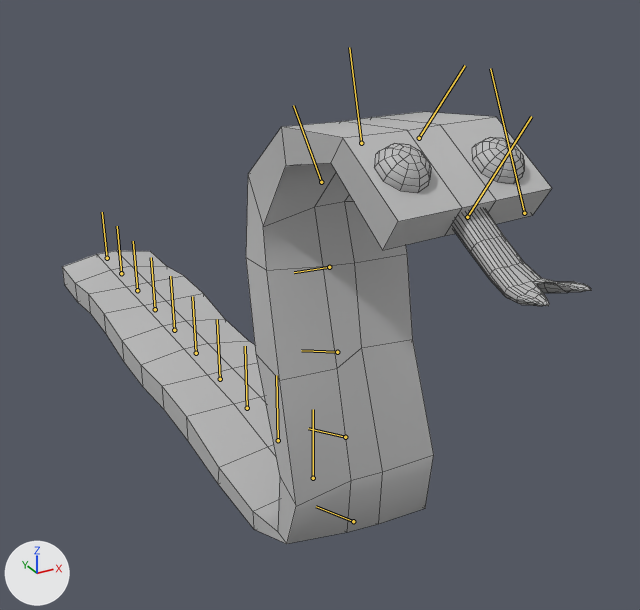
The FBX model IronChefUnity/Iron Chef/Assets/Animations/Enemies/Snakon/SnakonAttack.fbx: old version first, new version second.
Both versions are drawn from a camera (50 mm lens) standing at (-2.39, -4.71, 3.59) and looking at (0.62, 0.76, 0.86). Arrows for +X, +Y and +Z are at lower left; the lights stay in place. Both versions are drawn at frame 57 of the action 'Take 001'; the numbers are the values there. The bones that bend it are drawn over the model as lines. Mesh edges are drawn as thin lines.

Objects in the first picture: 'snakonStripUV'.
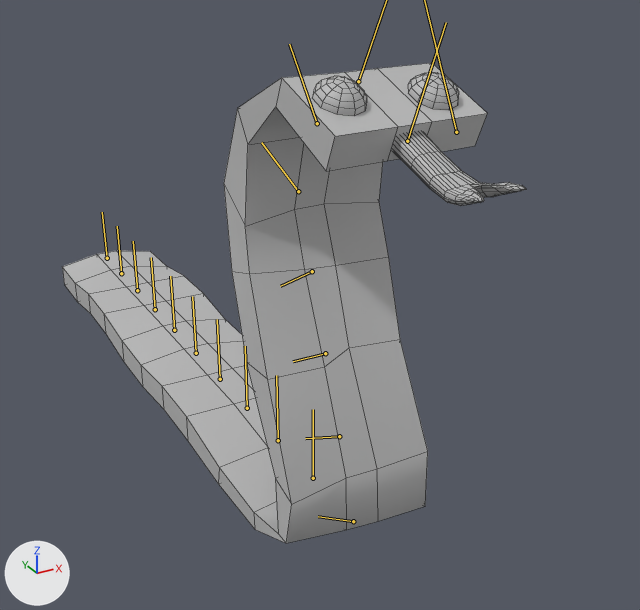
Where the change shows, as pixel boxes [x1, y1, x2, y2] in the pictures (640 x 610 px):
```json
{"object": "snakonStripUV", "change": "posed", "before": [62, 112, 592, 544], "after": [62, 63, 527, 543], "on screen": "12% narrower, 11% taller"}
{"bone": "J_Front_1", "before": "(353, 521) to (316, 506)", "after": "(353, 521) to (318, 516)"}
{"bone": "J_Front_5", "before": "(321, 182) to (293, 105)", "after": "(298, 191) to (261, 142)"}
{"bone": "J_Front_6", "before": "(361, 143) to (349, 47)", "after": "(317, 123) to (289, 44)"}
```

Scene script edits in JSON lines:
```json
{"block": "bone_j_front_1", "where": "bone_j_front_1 = bpy.data.objects['Armature'].pose.bones['J_Front_1']  # child of 'J_Main'"}
{"op": "set", "path": "bone_j_front_1.rotation_quaternion", "old": "(0.553, -0.043, 0.029, 0.831)", "new": "(0.498, -0.038, 0.022, 0.866)", "note": "degrees (0, 6, 113) -> degrees (0, 5, 120)"}
{"block": "bone_j_front_5", "where": "bone_j_front_5 = bpy.data.objects['Armature'].pose.bones['J_Front_5']  # child of 'J_Front_4'"}
{"op": "set", "path": "bone_j_front_5.rotation_quaternion", "old": "(0.793, 0.065, -0.034, -0.604)", "new": "(0.885, 0.053, -0.042, -0.461)", "note": "degrees (8, 1, -74) -> degrees (8, -1, -55)"}
{"block": "bone_j_front_6", "where": "bone_j_front_6 = bpy.data.objects['Armature'].pose.bones['J_Front_6']  # child of 'J_Front_5'"}
{"op": "set", "path": "bone_j_front_6.rotation_quaternion", "old": "(0.979, 0.0, 0.0, -0.205)", "new": "(0.968, 0.0, 0.0, -0.252)", "note": "degrees (0, 0, -24) -> degrees (0, 0, -29)"}
{"block": "bone_j_head", "where": "bone_j_head = bpy.data.objects['Armature'].pose.bones['J_Head']  # child of 'J_Front_6'"}
{"op": "set", "path": "bone_j_head.rotation_quaternion", "old": "(0.916, 0.0, 0.0, -0.401)", "new": "(0.873, 0.0, 0.0, -0.489)", "note": "degrees (0, 0, -47) -> degrees (0, 0, -58)"}
{"block": "bone_j_tongue", "where": "bone_j_tongue = bpy.data.objects['Armature'].pose.bones['J_Tongue']  # child of 'J_Mouth'"}
{"op": "set", "path": "bone_j_tongue.location", "old": "(-44.0, 29.0, -2.0)", "new": "(-39.0, 25.0, -2.0)"}
{"op": "set", "path": "bone_j_tongue.rotation_quaternion", "old": "(0.899, 0.067, -0.008, 0.432)", "new": "(0.934, 0.066, -0.012, 0.351)", "note": "degrees (7, -4, 51) -> degrees (7, -4, 41)"}
```
